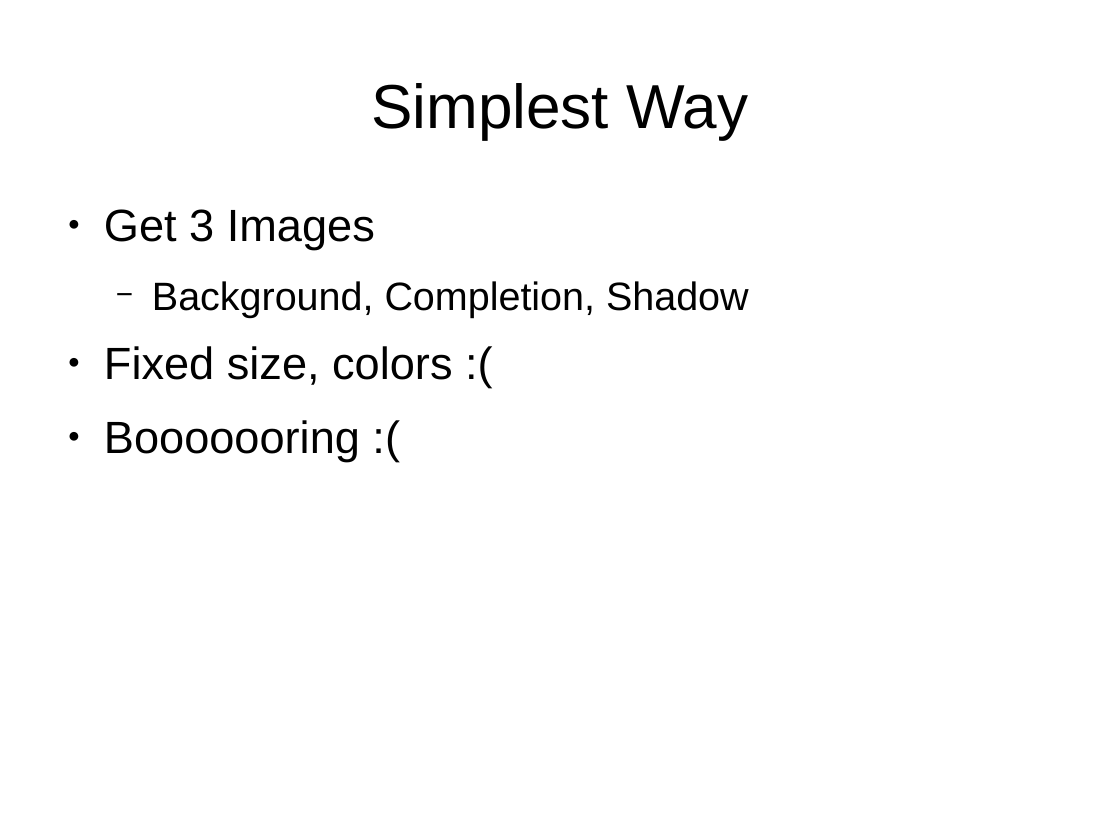
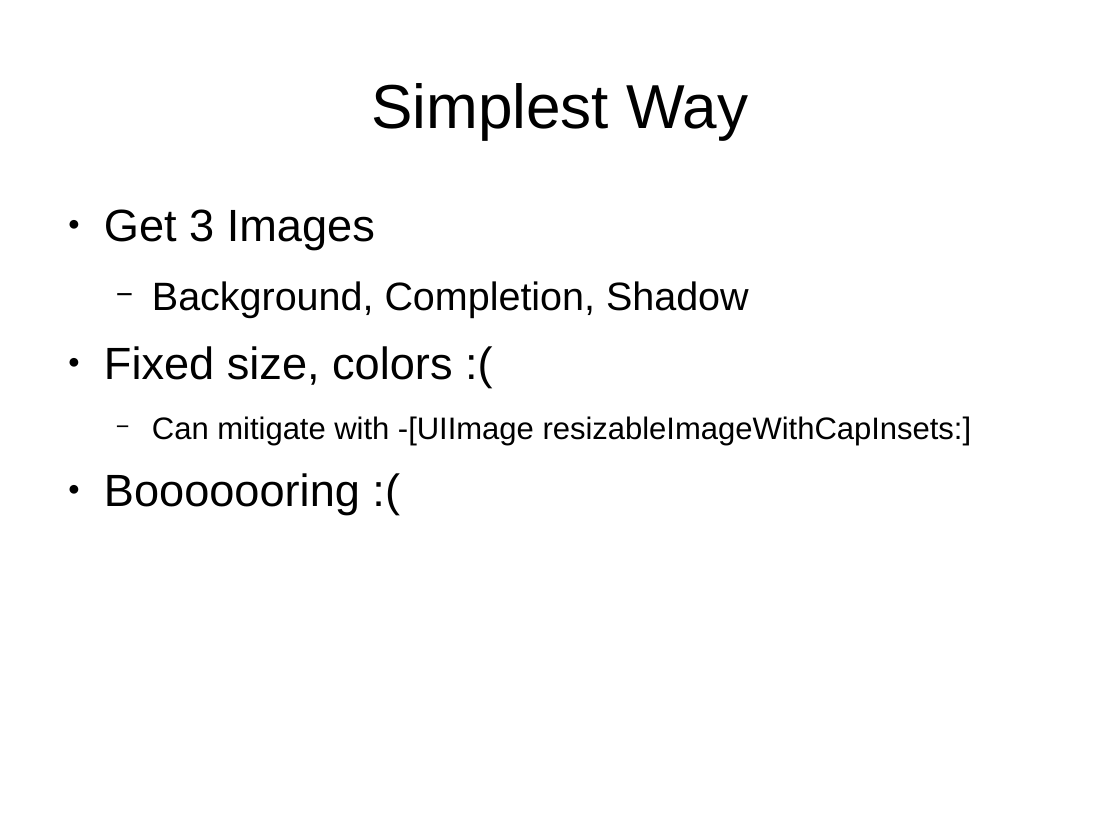
Before and after one commit to hborders/HBProgressView, a slide deck: slide 3 of presentation.odp. Drawn at 1120x840 pixels with LibreOffice and Linux fonts; fonts in the diff are those of the drawing. Boxes give left, top, right and bottom in pixels: in the first picture for what was removed or moved away, otherwise in the second. Text is boxed around its words. In the diff, an @@ line names an element or a change of style, - is before the commit and + after.

```diff
--- a/presentation.odp
+++ b/presentation.odp
@@ text at <box>152,416,972,445</box>: paragraph added @@
+  − Can mitigate with -[UIImage resizableImageWithCapInsets:]
```
Also in this commit, not shown: 2 other slides changed, 1 other file.
